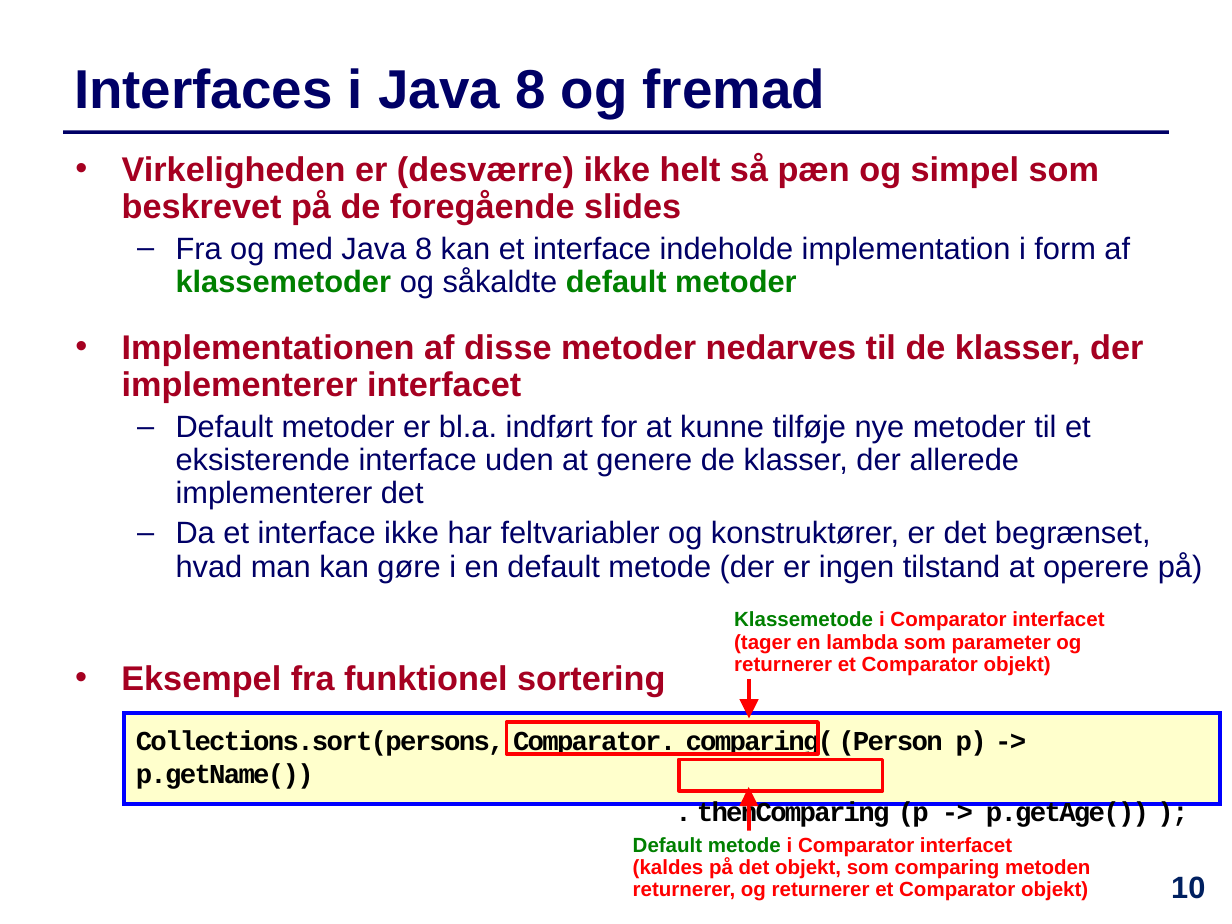
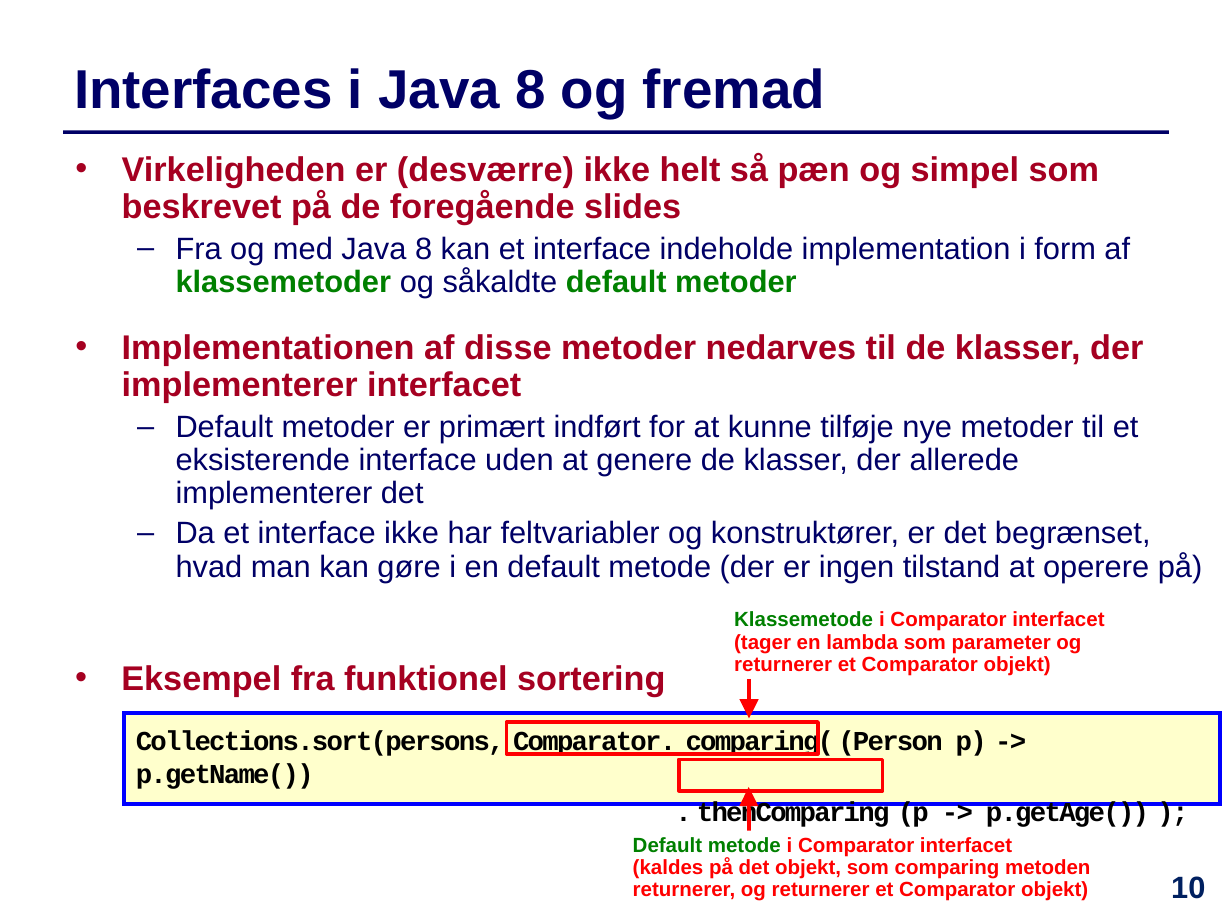
Before and after one commit to IntProgAU/Materiale, a slide deck: slide 10 of web/e21/uge_12/Slides-Uge12.pptx. Drawn at 1232x924 pixels with LibreOffice and Linux fonts; fonts in the diff are those of the drawing. Boxes give left, top, right and bottom in pixels: in the first picture for what was removed or moved away, otherwise in the second. Text is boxed around its words. In the diff, an @@ line names an element or a change of style, - is before the commit and + after.

```diff
--- a/web/e21/uge_12/Slides-Uge12.pptx
+++ b/web/e21/uge_12/Slides-Uge12.pptx
@@ text at box(176, 414, 1139, 509): text changed @@
-  – Default metoder er bl.a. indført for at kunne tilføje nye metoder til et eksisterende interface uden at genere de klasser, der allerede implementerer det
+  – Default metoder er primært indført for at kunne tilføje nye metoder til et eksisterende interface uden at genere de klasser, der allerede implementerer det
```
Also in this commit, not shown: 13 other slides changed, 1 slide added, 1 other file.
